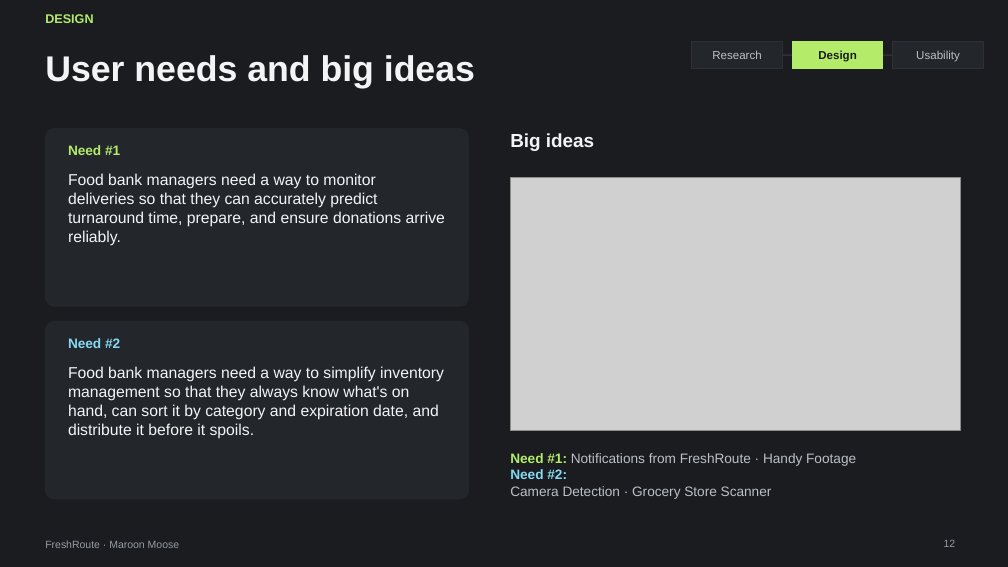
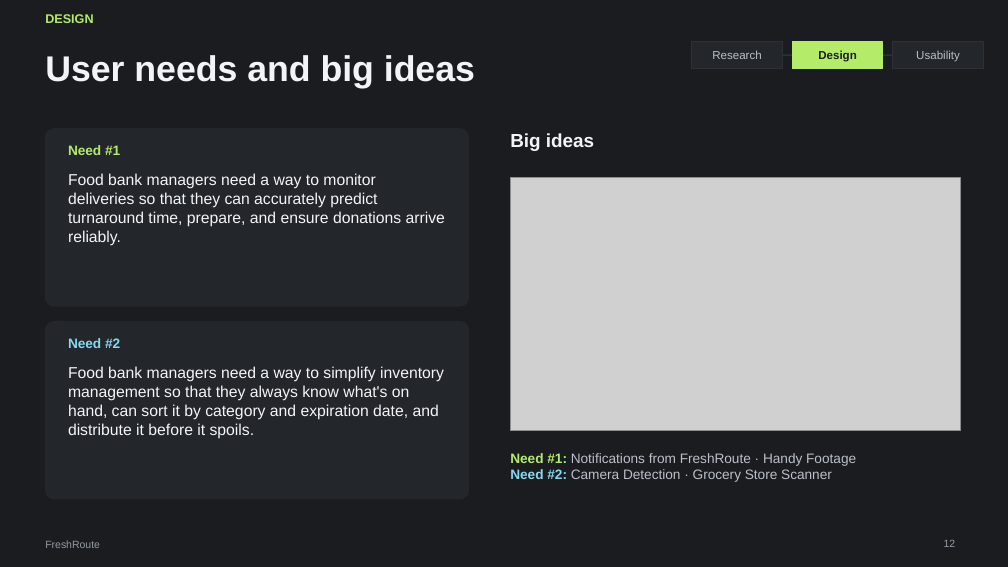
Before and after one commit to ojellyneck44/freshroute, a slide deck: slide 12 of docs/deck/FreshRoute-Final-Presentation.pptx. Drawn at 1008x567 pixels with LibreOffice and Linux fonts; fonts in the diff are those of the drawing; grey boxes stand for pictures. Boxes give left, top, right and bottom in pixels: in the first picture for what was removed or moved away, otherwise in the second. Text is boxed around its words. In the diff, an @@ line names an element or a change of style, - is before the commit and + after.

```diff
--- a/docs/deck/FreshRoute-Final-Presentation.pptx
+++ b/docs/deck/FreshRoute-Final-Presentation.pptx
@@ text at <box>510,469,832,482</box>: text changed @@
-Need #2:
-Camera Detection · Grocery Store Scanner
+Need #2: Camera Detection · Grocery Store Scanner
@@ text at <box>45,540,100,548</box>: text changed @@
-FreshRoute · Maroon Moose
+FreshRoute
```
Also in this commit, not shown: 29 other slides changed, 2 other files.
